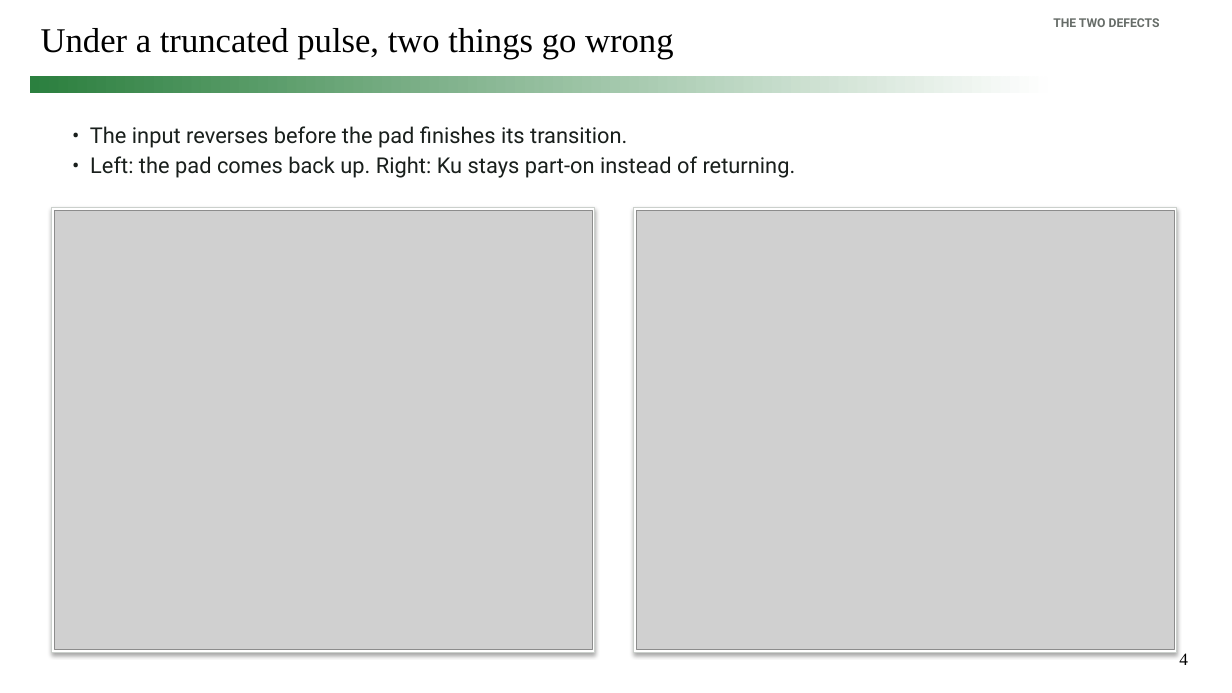
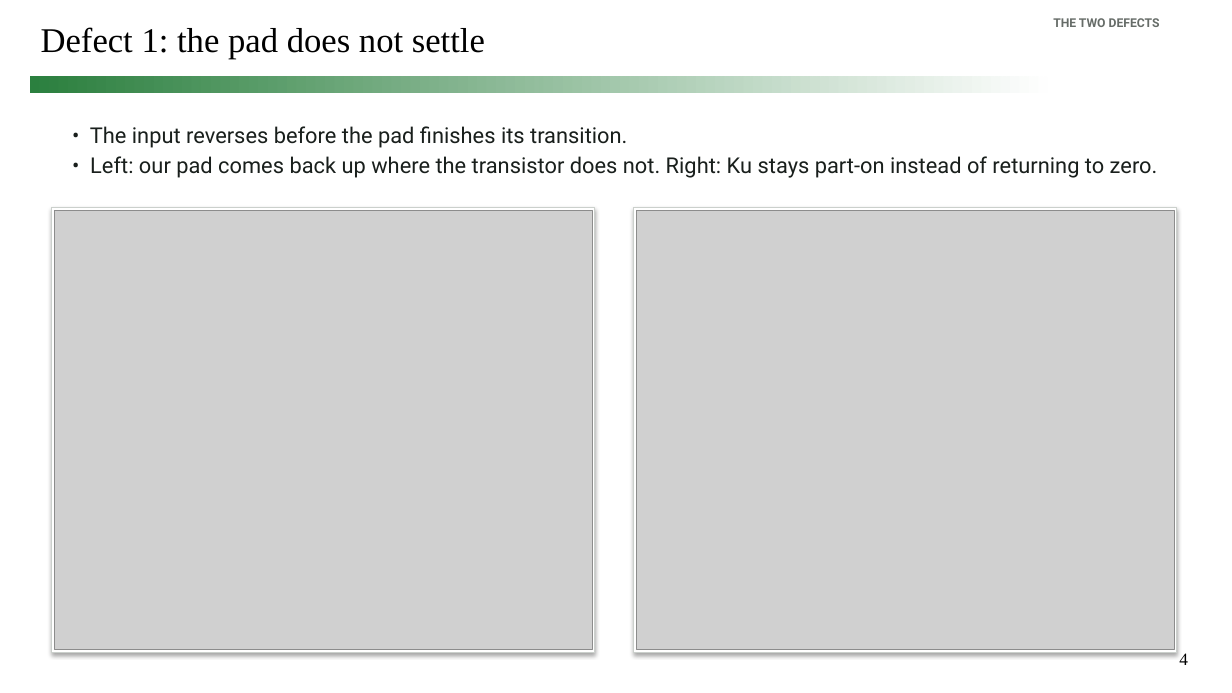
Before and after one commit to simon9721/ibis_comparison, a slide deck: slide 4 of results/meeting_deck_2026-09-04/ibis_pybis_status_2026-09-04.pptx. Drawn at 1232x693 pixels with LibreOffice and Linux fonts; fonts in the diff are those of the drawing; grey boxes stand for pictures. Boxes give left, top, right and bottom in pixels: in the first picture for what was removed or moved away, otherwise in the second. Text is boxed around its words. In the diff, an @@ line names an element or a change of style, - is before the commit and + after.

```diff
--- a/results/meeting_deck_2026-09-04/ibis_pybis_status_2026-09-04.pptx
+++ b/results/meeting_deck_2026-09-04/ibis_pybis_status_2026-09-04.pptx
@@ title at <box>41,27,485,58</box>: text changed @@
-Under a truncated pulse, two things go wrong
+Defect 1: the pad does not settle
@@ text at <box>90,156,1158,178</box>: text changed @@
-• Left: the pad comes back up. Right: Ku stays part-on instead of returning.
+• Left: our pad comes back up where the transistor does not. Right: Ku stays part-on instead of returning to zero.
```
Also in this commit, not shown: 1 other slide changed, 3 slides added, 1 slide removed, 14 other files.
